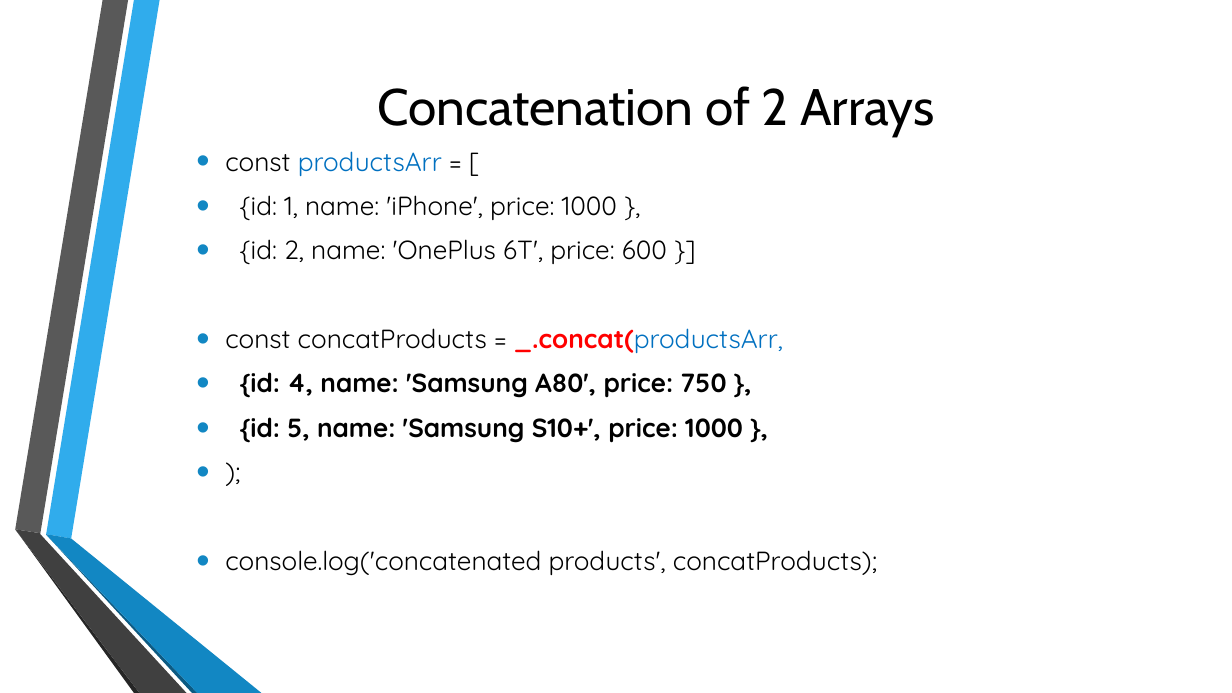
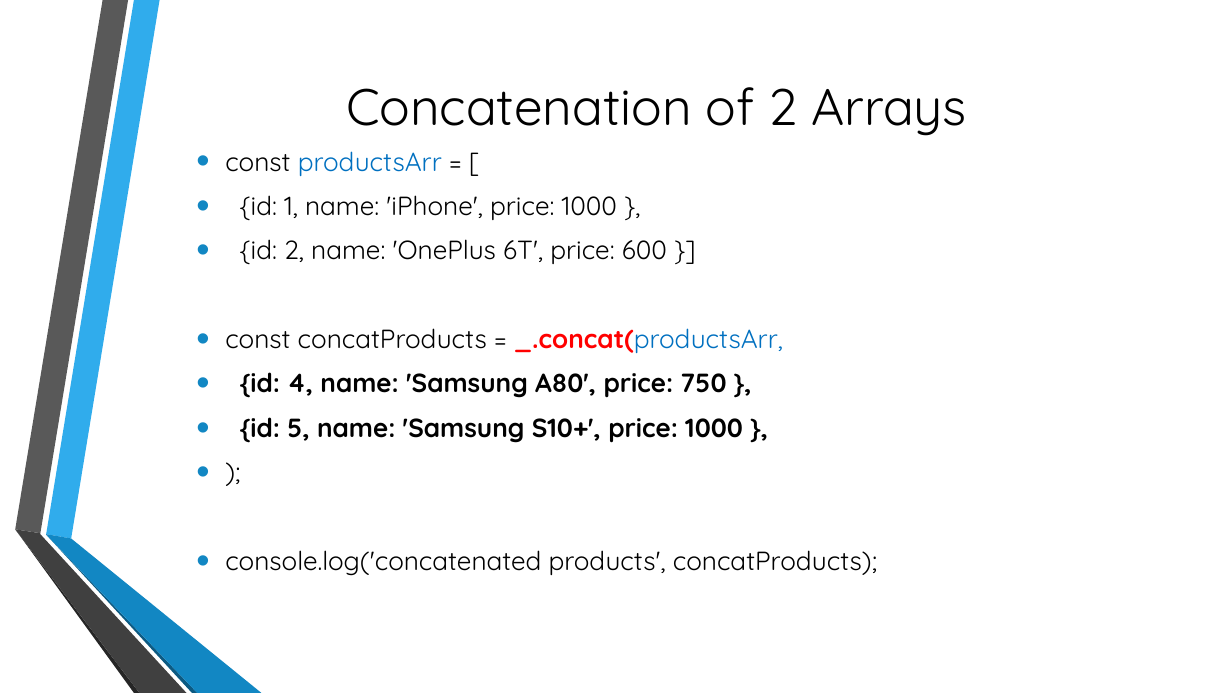
Before and after one commit to KostaProsenikov/lodash, a slide deck: slide 6 of Lodash.pptx. Drawn at 1232x693 pixels with LibreOffice and Linux fonts; fonts in the diff are those of the drawing; background and template pictures are left out. Boxes give left, top, right and bottom in pixels: in the first picture for what was removed or moved away, otherwise in the second. Text is boxed around its words. In the diff, an @@ line names an element or a change of style, - is before the commit and + after.

Commit message:
Update for the arrays presentation

```diff
--- a/Lodash.pptx
+++ b/Lodash.pptx
@@ title "Concatenation of 2 Arrays" at <box>346,87,966,136</box>: font Cabin to Quicksand @@
```
Also in this commit, not shown: 6 other slides changed, 9 slides added, 1 other file.
